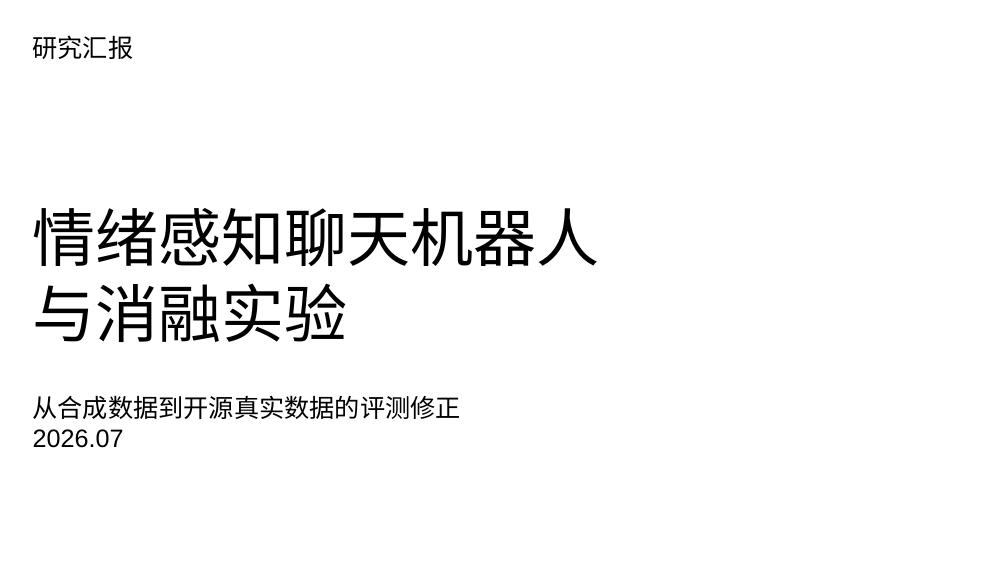
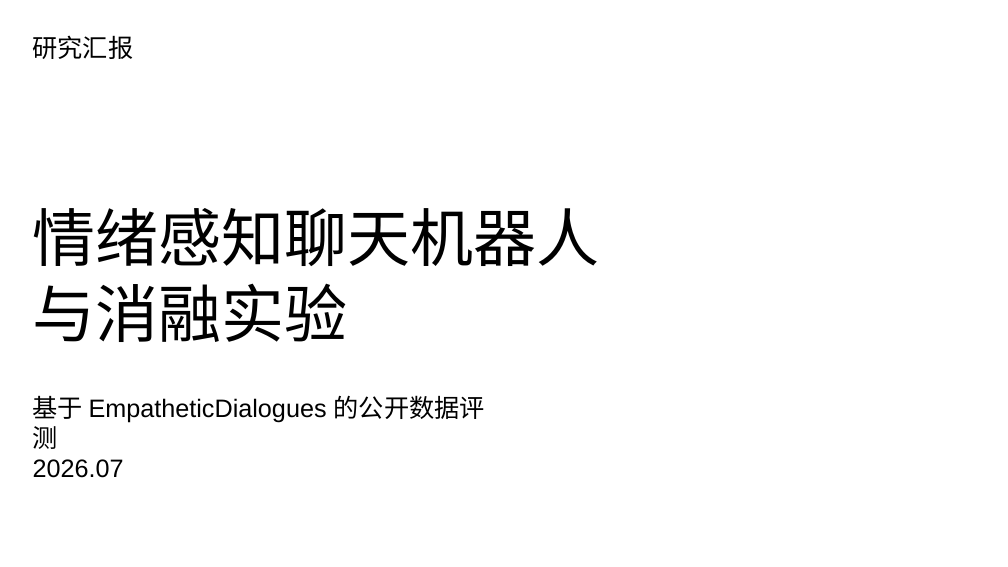
Before and after one commit to n0rk1n/HDU-erc, a slide deck: slide 1 of deliverables/advisor_full_summary_20260728/emotion_chatbot_ablation_report.pptx. Drawn at 1008x567 pixels with LibreOffice and Linux fonts; fonts in the diff are those of the drawing. Boxes give left, top, right and bottom in pixels: in the first picture for what was removed or moved away, otherwise in the second. Text is boxed around its words. In the diff, an @@ line names an element or a change of style, - is before the commit and + after.

```diff
--- a/deliverables/advisor_full_summary_20260728/emotion_chatbot_ablation_report.pptx
+++ b/deliverables/advisor_full_summary_20260728/emotion_chatbot_ablation_report.pptx
@@ text at box(33, 395, 485, 478): text changed @@
-从合成数据到开源真实数据的评测修正
-2026.07
+基于 EmpatheticDialogues 的公开数据评测
+2026.07
```
Also in this commit, not shown: 8 other slides changed, 37 other files.
